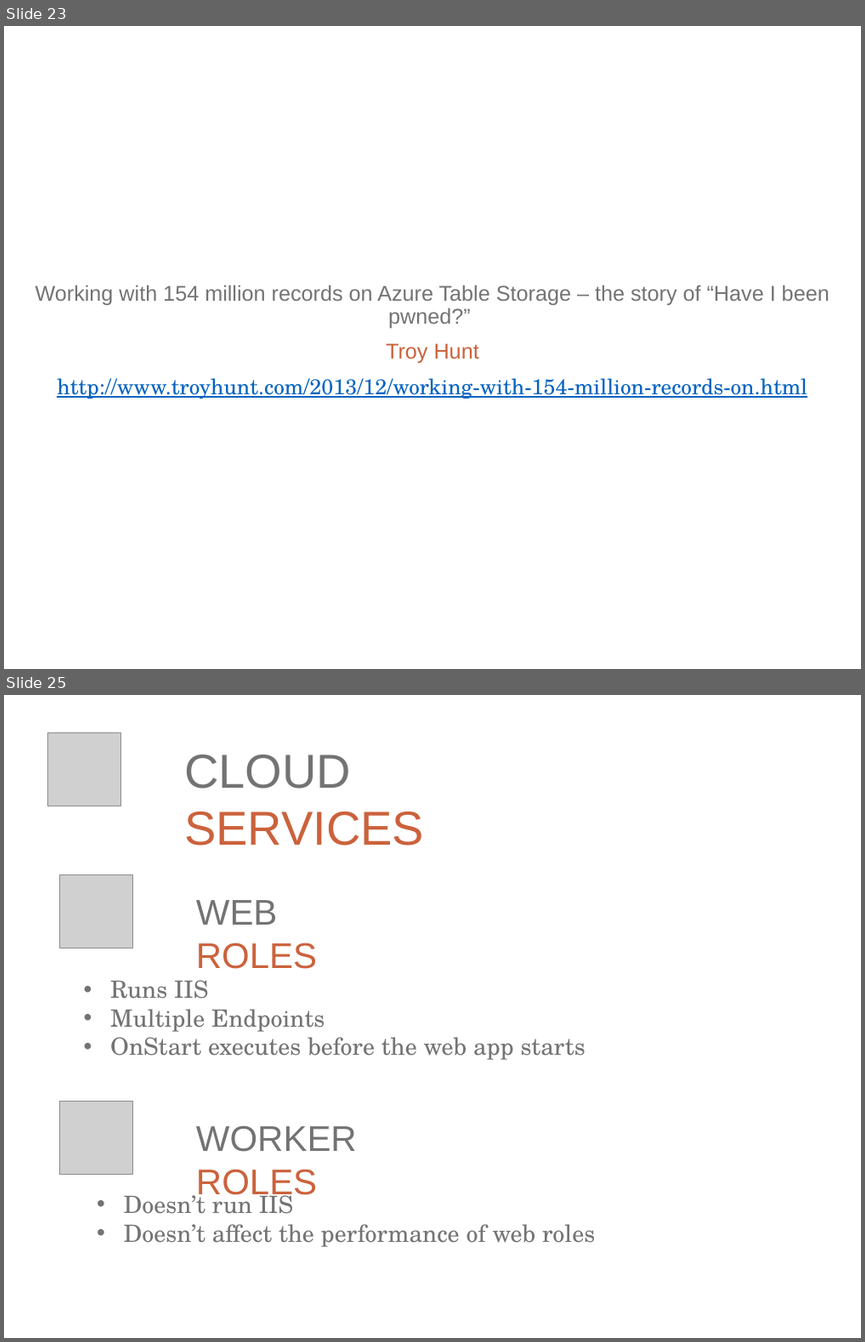
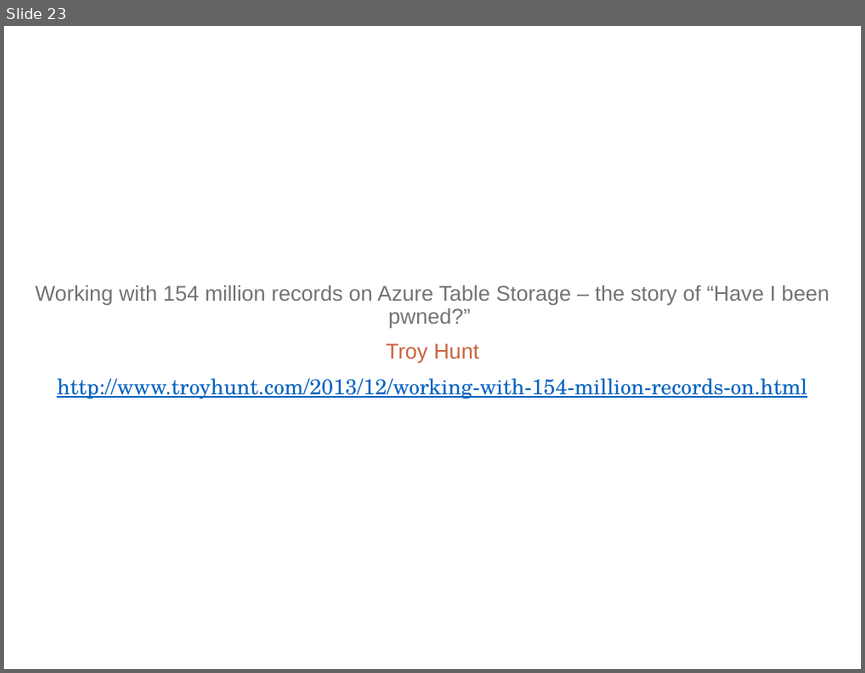
Before and after one commit to ritasker/Presentations-Archive, a slide deck: Current/Azure The Good Parts Web Apps/AzureTheGoodParts-WebApps.pptx. Shown one above the other, each under a label of ours: slides 23 and 25 before the commit, slide 23 after it; the slides between them are not shown. The pictures are 865x1342 and 865x673 pixels, drawn with LibreOffice and Linux fonts; fonts in the diff are those of the drawing; grey boxes stand for pictures; background and template pictures are left out. Boxes give left, top, right and bottom in pixels: in the first picture for what was removed or moved away, otherwise in the second. Text is boxed around its words. In the diff, an @@ line names an element or a change of style, - is before the commit and + after.

```diff
--- a/Current/Azure The Good Parts Web Apps/AzureTheGoodParts-WebApps.pptx
+++ b/Current/Azure The Good Parts Web Apps/AzureTheGoodParts-WebApps.pptx
@@ slide 25 removed at (x1=4, y1=695, x2=861, y2=1338), background picture (left out) @@
@@ picture removed at (x1=47, y1=732, x2=120, y2=805) @@
@@ text removed at (x1=184, y1=755, x2=424, y2=845) @@
-CLOUD SERVICES
@@ picture removed at (x1=60, y1=875, x2=132, y2=947) @@
@@ text removed at (x1=196, y1=900, x2=317, y2=969) @@
-WEB ROLES
@@ text removed at (x1=110, y1=980, x2=585, y2=1060) @@
-• Runs IIS
-• Multiple Endpoints
-• OnStart executes before the web app starts
@@ picture removed at (x1=60, y1=1100, x2=132, y2=1173) @@
@@ text removed at (x1=196, y1=1126, x2=357, y2=1201) @@
-WORKER ROLES
@@ text removed at (x1=124, y1=1190, x2=595, y2=1247) @@
-• Doesn’t run IIS
-• Doesn’t affect the performance of web roles
```
Also in this commit, not shown: 10 slides added, 6 other slides removed, 1 other file.
